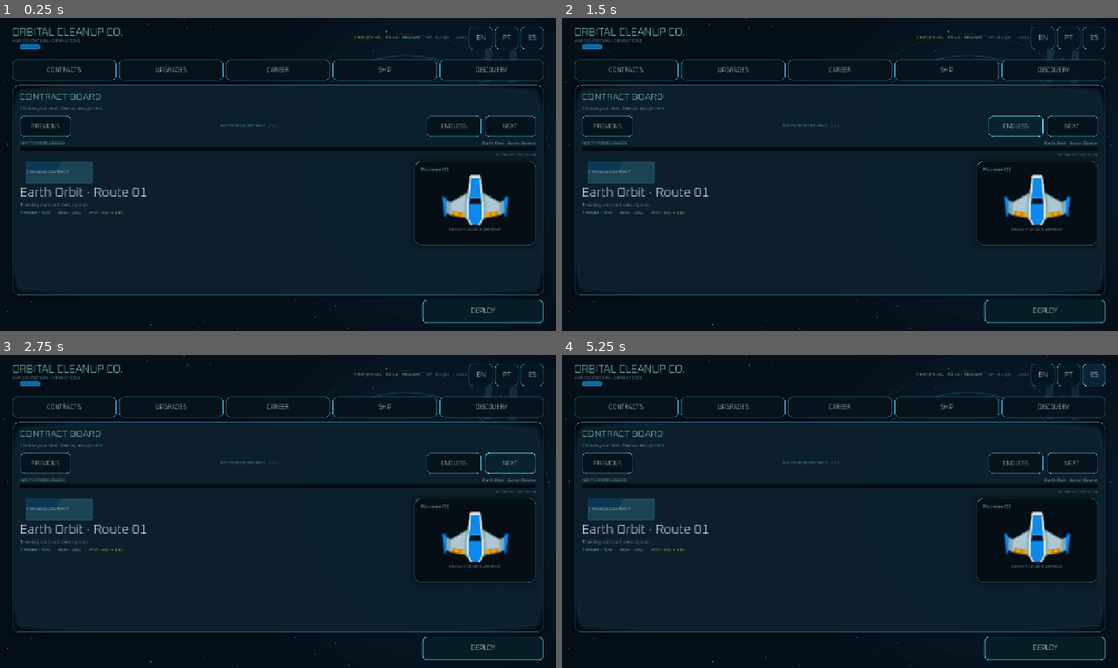
Above: before the commit, frames 1-4 (two rows, left to right).
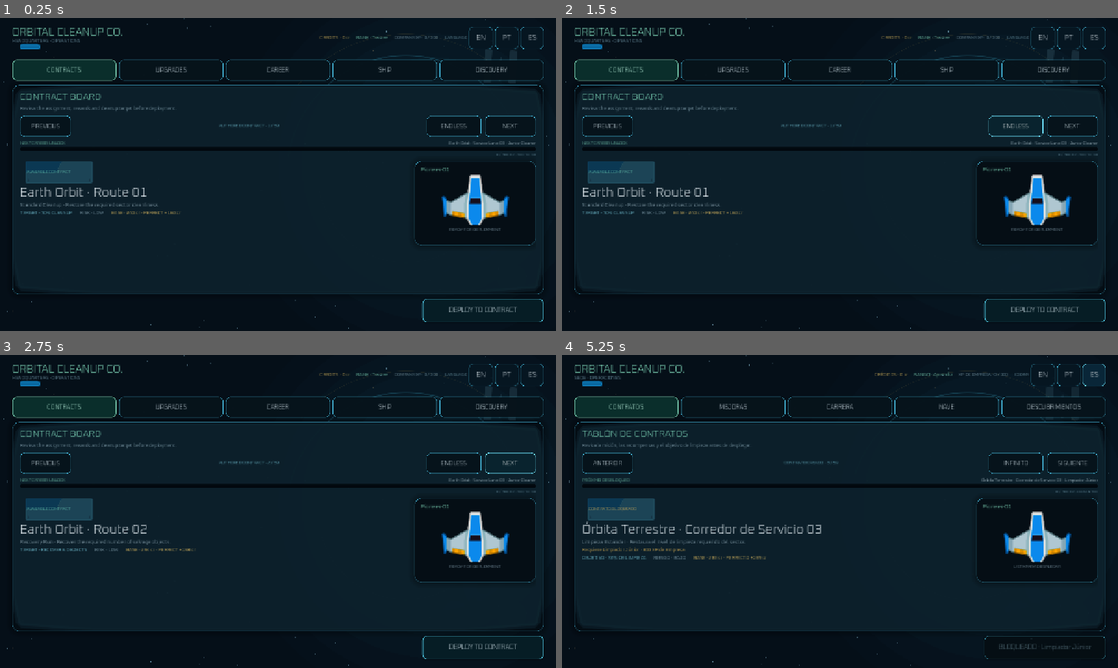
Above: after the commit, the same moments.

Repository: EwertonMendes/Orbital-Cleanup-Co.
Game: Godot game, scene res://src/core/app/app_root.tscn
Same seed, same stepped clock (60 frames per second), same inputs: the game is played once before the commit and once after it.
Inputs:
- Up to frame 1 (0.25 s): no input
- Up to frame 2 (1.5 s): click "ENDLESS" at 0.5 s; click "ENDLESS" (after the commit: "AUTHORED") at 1.25 s
- Up to frame 3 (2.75 s): click "NEXT" at 2 s
- Up to frame 4 (5.25 s): click "NEXT" at 2.75 s; click "EN" at 3.5 s; click "PT" at 4.25 s; click "ES" at 5 s

The runs differ from the first frame. In frame 1, 2.7% of the frame differs, in the area x 2-98%, y 5-98%; in frame 2, 2.7%; in frame 3, 2.8%; in frame 4, 4.3%.
Error before the commit: Assertion failed: Headquarters overlay chrome is required. (res://src/ui/screens/operations/operations_screen.gd:167)

Commit message:
ui: add floating operations overlay chrome

Diff:
--- a/src/ui/screens/operations/operations_screen.tscn
+++ b/src/ui/screens/operations/operations_screen.tscn
@@ -77,6 +77,33 @@
 expand_mode = 1
 stretch_mode = 5
 
+[node name="OverlayScrim" type="ColorRect" parent="."]
+unique_name_in_owner = true
+visible = false
+layout_mode = 1
+anchors_preset = 15
+anchor_right = 1.0
+anchor_bottom = 1.0
+grow_horizontal = 2
+grow_vertical = 2
+mouse_filter = 2
+color = Color(0.006, 0.018, 0.028, 0.46)
+
+[node name="FloatingSurface" type="PanelContainer" parent="."]
+unique_name_in_owner = true
+visible = false
+layout_mode = 1
+anchors_preset = 15
+anchor_right = 1.0
+anchor_bottom = 1.0
+offset_left = 72.0
+offset_top = 28.0
+offset_right = -72.0
+offset_bottom = -28.0
+grow_horizontal = 2
+grow_vertical = 2
+mouse_filter = 2
+
 [node name="SafeArea" type="MarginContainer" parent="."]
 unique_name_in_owner = true
 layout_mode = 1
@@ -187,6 +214,13 @@
 layout_mode = 2
 text = "ES"
 
+[node name="CloseOverlay" type="Button" parent="SafeArea/Layout/Header"]
+unique_name_in_owner = true
+visible = false
+custom_minimum_size = Vector2(86, 38)
+layout_mode = 2
+text = "CLOSE"
+
 [node name="Rule" type="HSeparator" parent="SafeArea/Layout"]
 layout_mode = 2
 
